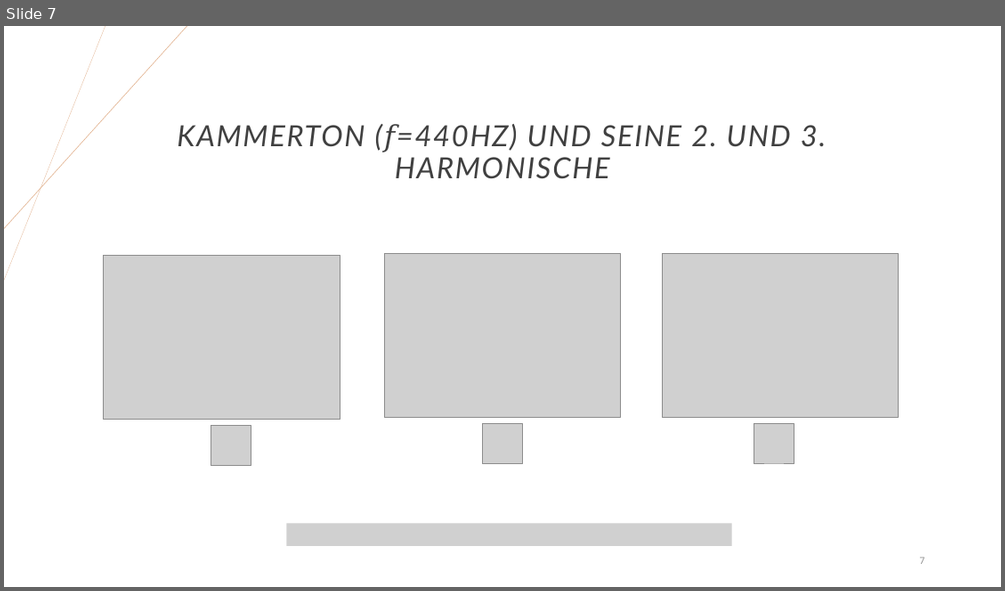
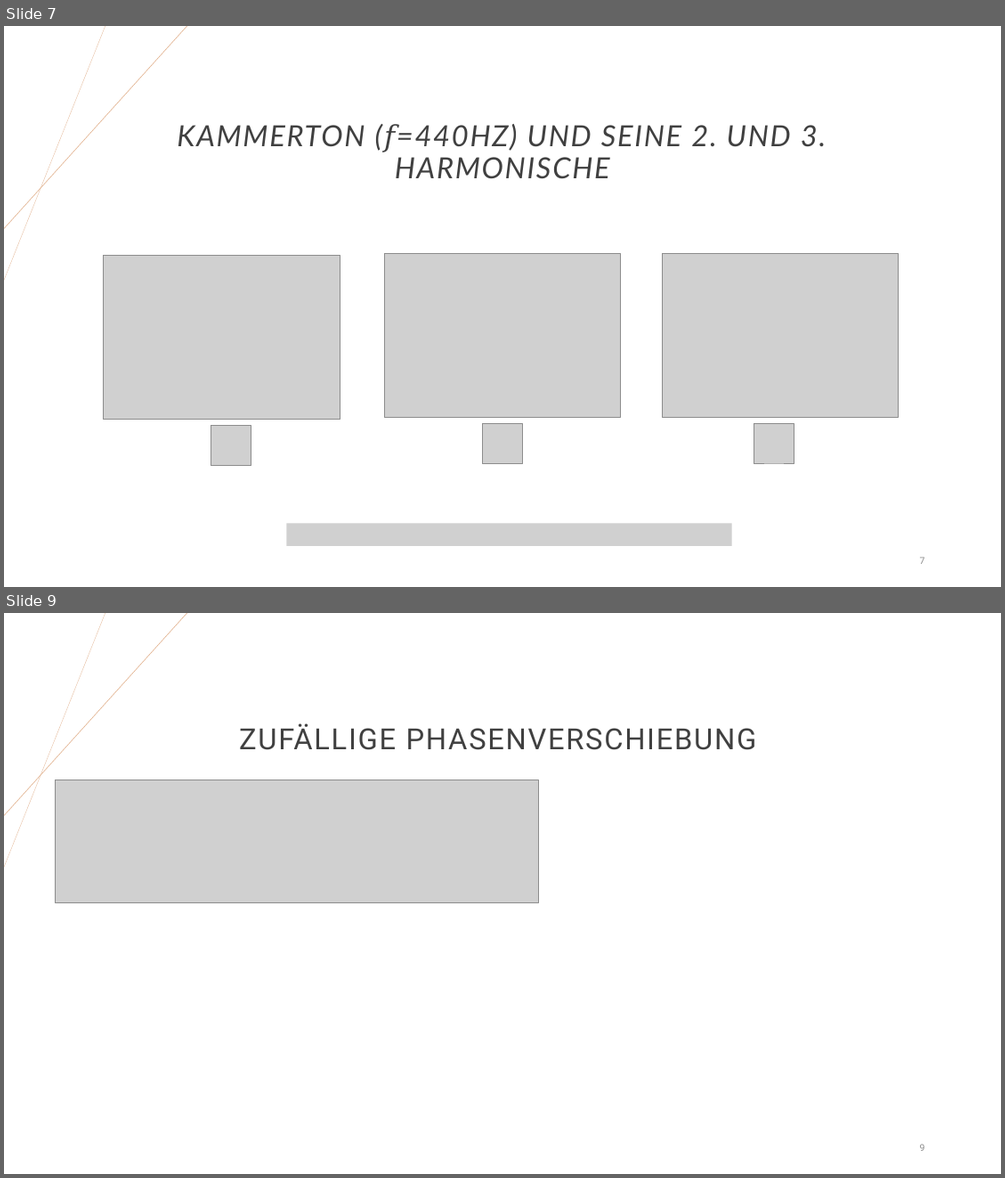
Before and after one commit to JoHoppe/LaborSprache, a slide deck: Digitale Sprachverarbeitung.pptx. Shown one above the other, each under a label of ours: slide 7 before the commit, slides 7 and 9 after it; the slides between them are not shown. The pictures are 1005x591 and 1005x1178 pixels, drawn with LibreOffice and Linux fonts; fonts in the diff are those of the drawing; grey boxes stand for pictures. Boxes give left, top, right and bottom in pixels: in the first picture for what was removed or moved away, otherwise in the second. Text is boxed around its words. In the diff, an @@ line names an element or a change of style, - is before the commit and + after.

```diff
--- a/Digitale Sprachverarbeitung.pptx
+++ b/Digitale Sprachverarbeitung.pptx
@@ slide 9 added at box(4, 613, 1001, 1174), background #FFFFFF; not listed: 2 template elements that a slide beside it also shows @@
@@ title added at box(239, 723, 757, 750), 28 pt, text #404040 @@
+ZUFÄLLIGE PHASENVERSCHIEBUNG
@@ picture added at box(55, 780, 538, 902) @@
@@ page number added at box(920, 1143, 925, 1151), 9 pt, text #8C8C8C @@
+9
```
Also in this commit, not shown: 1 slide changed, 7 other slides added, 18 slides removed, 1 other file.
